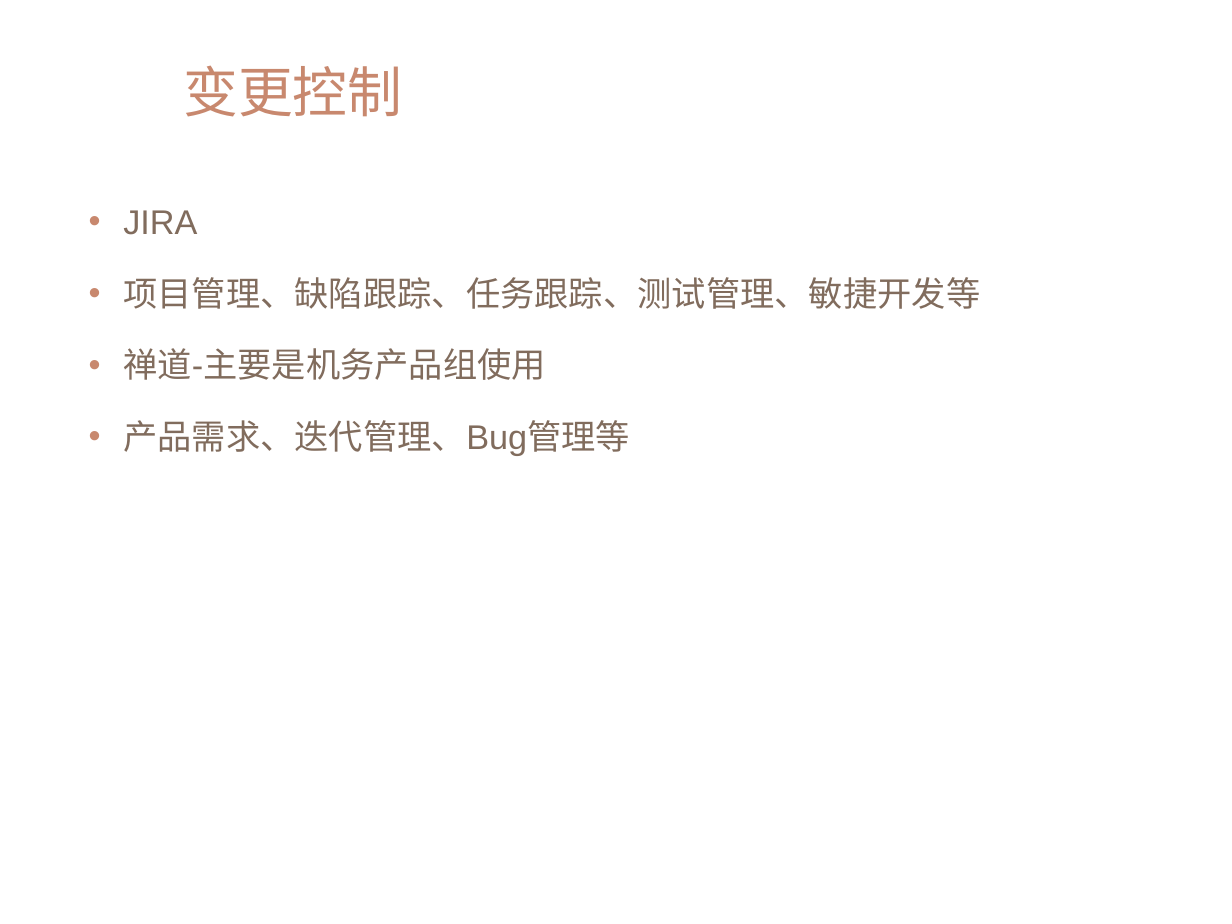
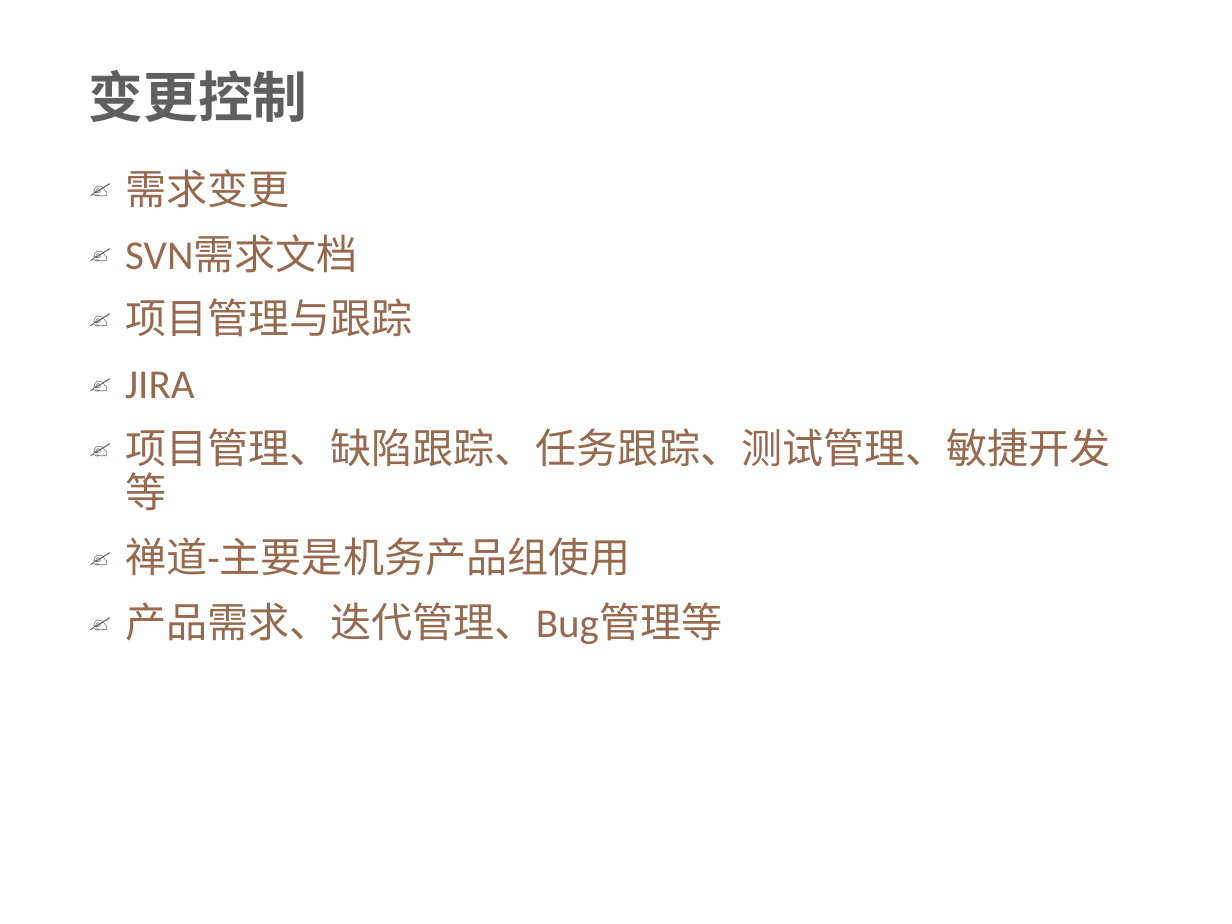
Before and after one commit to xianmomo/demo, a slide deck: slide 17 of 新员工入职指引/配置管理规范及要求.pptx (slide 9 before the commit). Drawn at 1232x924 pixels with LibreOffice and Linux fonts; fonts in the diff are those of the drawing; background and template pictures are left out. Boxes give left, top, right and bottom in pixels: in the first picture for what was removed or moved away, otherwise in the second. Text is boxed around its words. In the diff, an @@ line names an element or a change of style, - is before the commit and + after.

```diff
--- a/新员工入职指引/配置管理规范及要求.pptx
+++ b/新员工入职指引/配置管理规范及要求.pptx
@@ rectangle added at (x1=0, y1=0, x2=669, y2=924), fill #FFFFFF at 92% opacity @@
@@ title "变更控制" moved from (x1=183, y1=65, x2=402, y2=117) to (x1=89, y1=70, x2=308, y2=122) @@
@@ title "变更控制" at (x1=89, y1=70, x2=308, y2=122): font Arial to Roboto, text colour #C8886E to #5F5F5F, bold on; line spacing 1 to 0.9; vertical alignment middle to bottom @@
@@ text "需求变更" moved from (x1=123, y1=210, x2=980, y2=456) to (x1=125, y1=169, x2=1111, y2=644) @@
@@ text at (x1=125, y1=169, x2=412, y2=337): paragraphs added @@
+✍ 需求变更
+✍ SVN需求文档
+✍ 项目管理与跟踪
@@ text at (x1=125, y1=371, x2=1111, y2=644): size 20 to 24 pt, font Arial to Calibri, text colour #816C5D to #976A4F in "JIRA", "项目管理、缺陷跟踪、任务跟踪、测试管理、敏捷开发等", "禅道-主要是机务产品组使用", "产品需求、迭代管理、Bug管理等"; bullet • to ✍; line spacing 1 to 0.9; less space between paragraphs; bullet colour #C8886E to #5F5F5F @@
```
Also in this commit, not shown: 10 other slides changed, 11 slides added, 3 slides removed.
